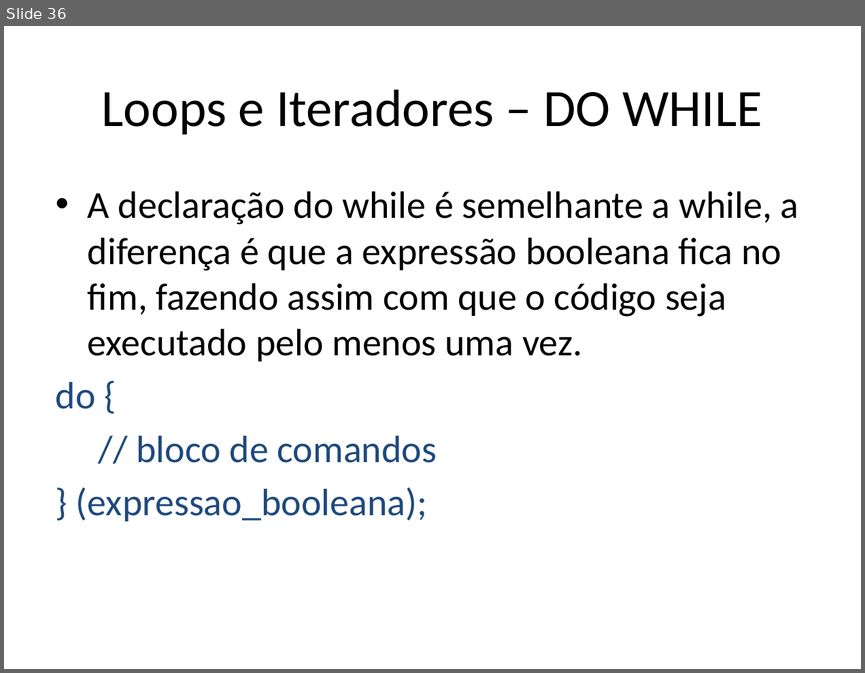
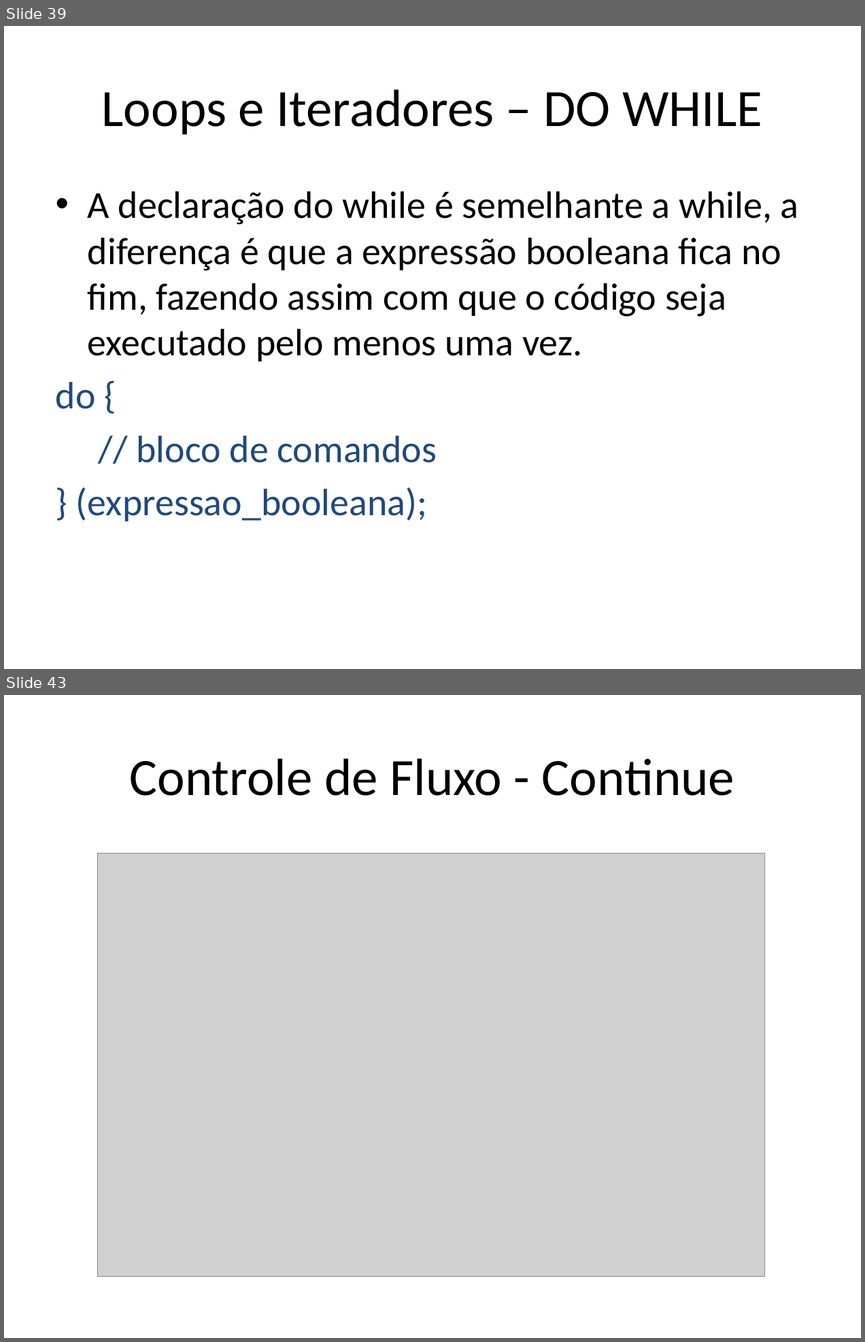
Before and after one commit to renanlessa/CursoJava, a slide deck: Documentos/Curso Java.pptx. Shown one above the other, each under a label of ours: slide 36 before the commit, slides 39 and 43 after it; the slides between them are not shown. The pictures are 865x673 and 865x1342 pixels, drawn with LibreOffice and Linux fonts; fonts in the diff are those of the drawing; grey boxes stand for pictures. Boxes give left, top, right and bottom in pixels: in the first picture for what was removed or moved away, otherwise in the second. Text is boxed around its words. In the diff, an @@ line names an element or a change of style, - is before the commit and + after.

```diff
--- a/Documentos/Curso Java.pptx
+++ b/Documentos/Curso Java.pptx
@@ slide 43 added at [4, 695, 861, 1338], background #FFFFFF @@
@@ title added at [129, 758, 734, 796], 44 pt, text #000000 @@
+Controle de Fluxo - Continue
@@ picture added at [97, 853, 765, 1276] @@
@@ what was slide 36 is now slide 39 @@
```
Also in this commit, not shown: 12 other slides added, 44 other files.
